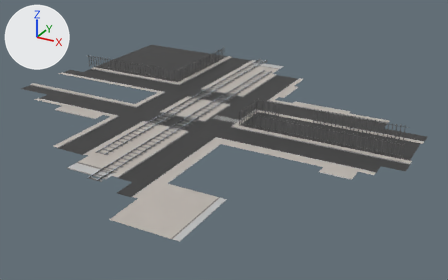
What one commit did to the FBX model Assets/Resources/levels/Level18/Level18_1.FBX.
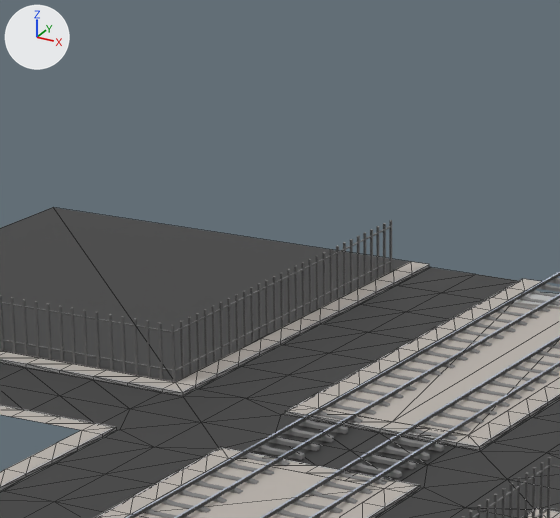
Each version appears first whole from a camera (50 mm lens) standing at (154.6, -259.7, 110.7) and looking at (18.2, -11.7, -13.2), and next in a close-up on the part from 31% to 58% of the width and 0% to 40% of the height. Lighting does not change. The marker at upper left points along +X, +Y and +Z. The close-ups show mesh edges as thin lines. Where no turn or scale is listed for an object, it has been applied to the vertices. Vertices at the same position are counted once.

The older version as bpy lines, for what is in view:
```python
me_mesh = bpy.data.meshes.new('Mesh')
me_mesh.from_pydata(...)  # 1051 vertices, 1764 faces; spans x -115.0..95.0, y -98.0..98.0, z 0.0
me_mesh.materials.append(mat_road)  # picture img_road_png
me_mesh_001 = bpy.data.meshes.new('Mesh.001')
me_mesh_001.from_pydata(...)  # 3472 vertices, 6568 faces; spans x -10.0..10.0, y -90.0..90.0, z -1.0..1.0
me_mesh_001.materials.append(mat_simpleairport)  # picture img_simpleairport_png
me_mesh_002 = bpy.data.meshes.new('Mesh.002')
me_mesh_002.from_pydata(...)  # 1616 vertices, 1916 faces; spans x -101.0..101.0, y -47.0..47.0, z -4.0..4.0
me_mesh_002.materials.append(mat_props_street)  # picture img_props_png
ob_fence_l18_1 = bpy.data.objects.new('_Fence_L18_1', me_mesh_002)
ob_fence_l18_1.location = (6.4, 27.3, 3.6)
ob_rails_l18_1 = bpy.data.objects.new('_Rails_L18_1', me_mesh_001)
ob_rails_l18_1.location = (0.9, -7.0, 0.2)
ob_roads_l18_1 = bpy.data.objects.new('_Roads_L18_1', me_mesh)
ob_roads_l18_1.location = (16.0, -18.4, -0.2)
```
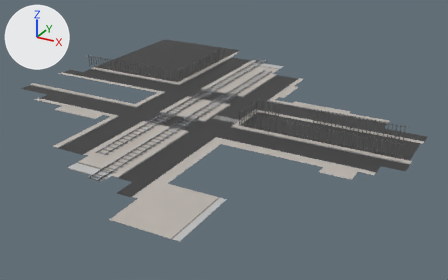
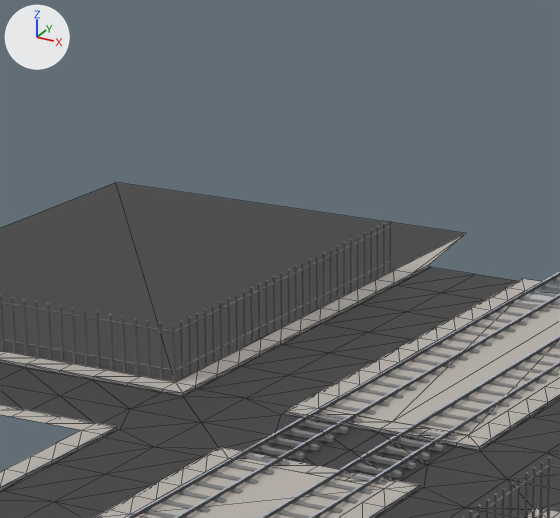
Where the change shows, as pixel boxes [x1, y1, x2, y2] in the close-ups (560 x 518 px; the box of a moved part takes in the faces that stretch with it):
'_Roads_L18_1', reshaped
    before: [0, 207, 560, 518]
    after: [0, 183, 560, 518]
part 1 of me_mesh, moved or reshaped
    before: [0, 207, 429, 382]
    after: [0, 183, 466, 382]

What changed in the scene script:
```text
Change me_mesh:
    where me_mesh.from_pydata(...)  # 1051 vertices, 1764 faces; spans x -115.0..95.0, y -98.0..98.0, z 0.0
    used by ob_roads_l18_1; location = (16.0, -18.4, -0.2)
    me_mesh part 1
    me_mesh.vertices[796].co: (-45.0, 98.0, 0.0) -> (-45.0, 115.0, 0.0)  # pixel (411, 261) -> pixel (466, 233)
    me_mesh.vertices[1050].co: (-105.0, 98.0, 0.0) -> (-105.0, 115.0, 0.0)  # pixel (53, 207) -> pixel (115, 182)
```
